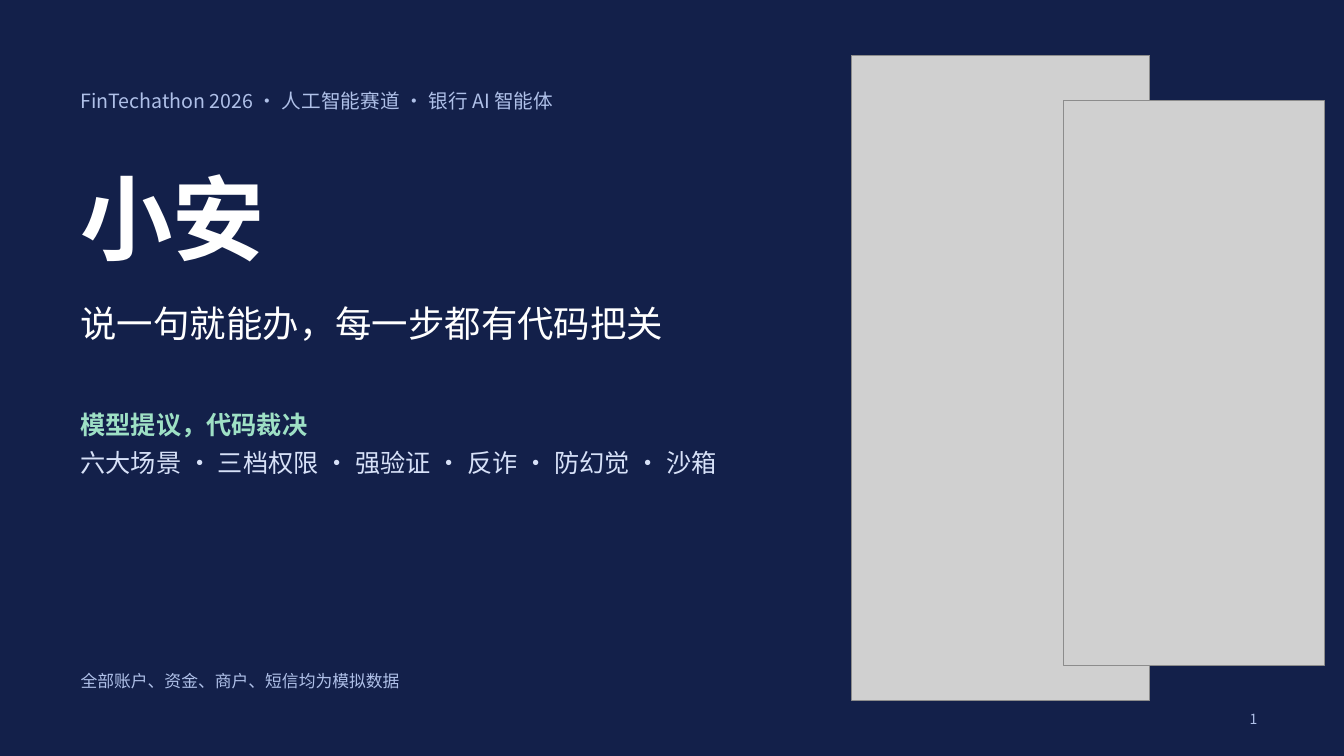
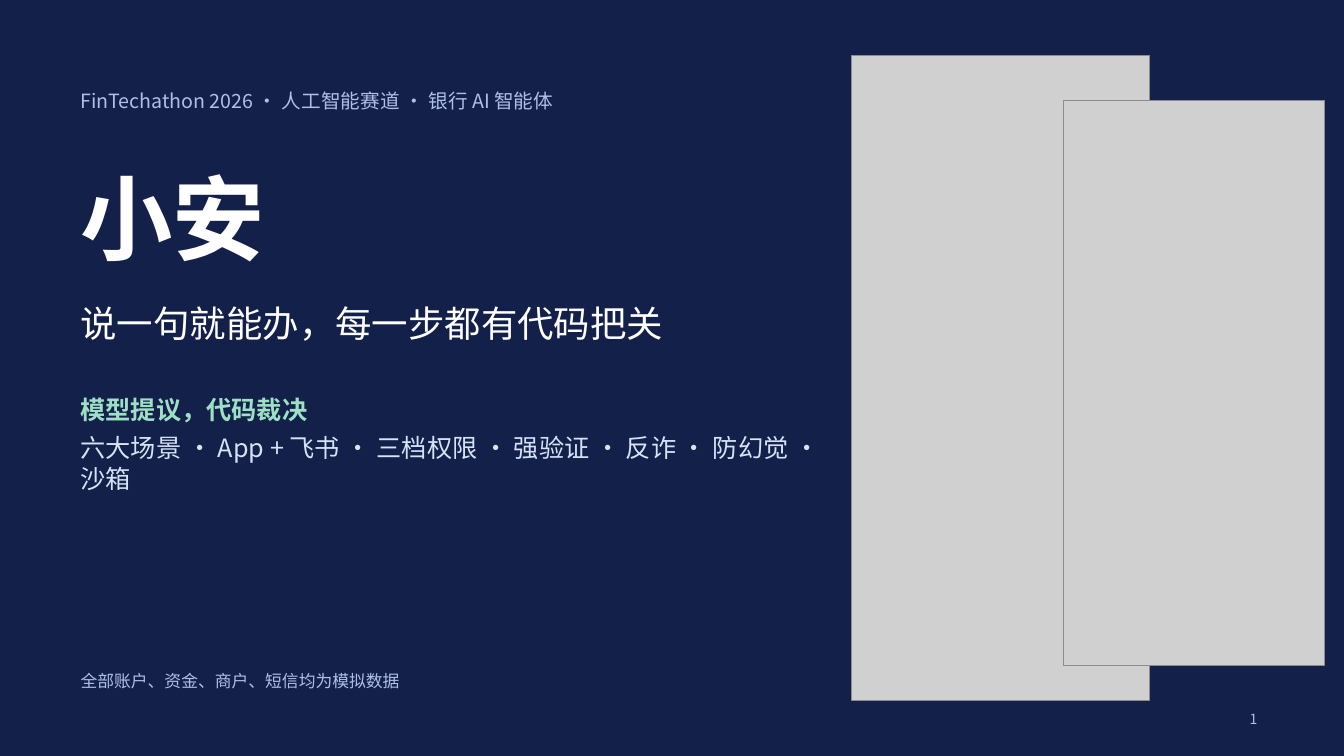
Before and after one commit to HelloHermit/fintechathon, a slide deck: slide 1 of deliverables/答辩PPT.pptx. Drawn at 1344x756 pixels with LibreOffice and Linux fonts; fonts in the diff are those of the drawing; grey boxes stand for pictures. Boxes give left, top, right and bottom in pixels: in the first picture for what was removed or moved away, otherwise in the second. Text is boxed around its words. In the diff, an @@ line names an element or a change of style, - is before the commit and + after.

```diff
--- a/deliverables/答辩PPT.pptx
+++ b/deliverables/答辩PPT.pptx
@@ text at bbox=[81, 436, 789, 490]: text changed @@
-六大场景 · 三档权限 · 强验证 · 反诈 · 防幻觉 · 沙箱
+六大场景 · App + 飞书 · 三档权限 · 强验证 · 反诈 · 防幻觉 · 沙箱
```
Also in this commit, not shown: 1 other slide changed, 2 slides added, 2 slides removed, 14 other files.
